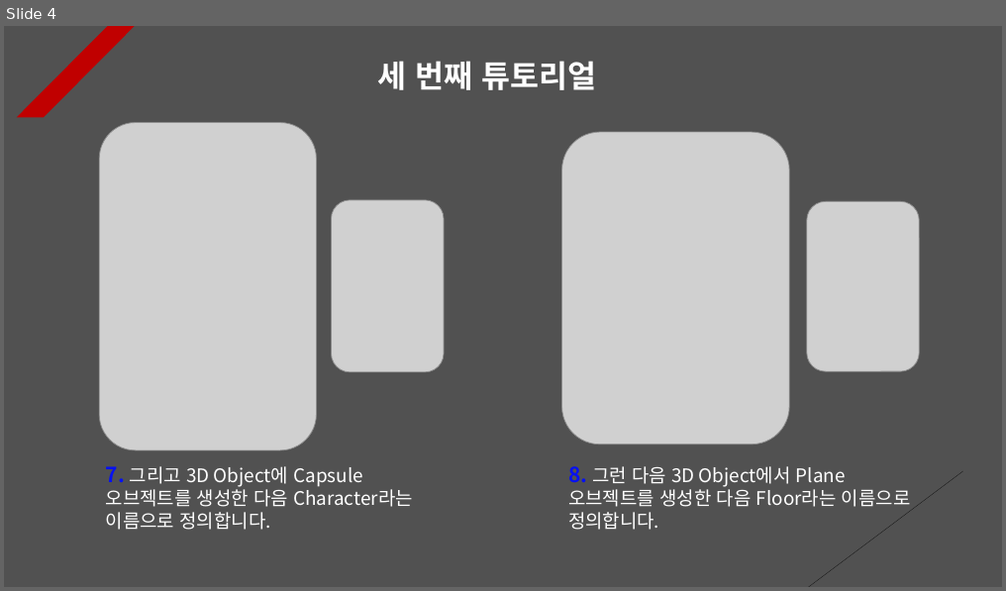
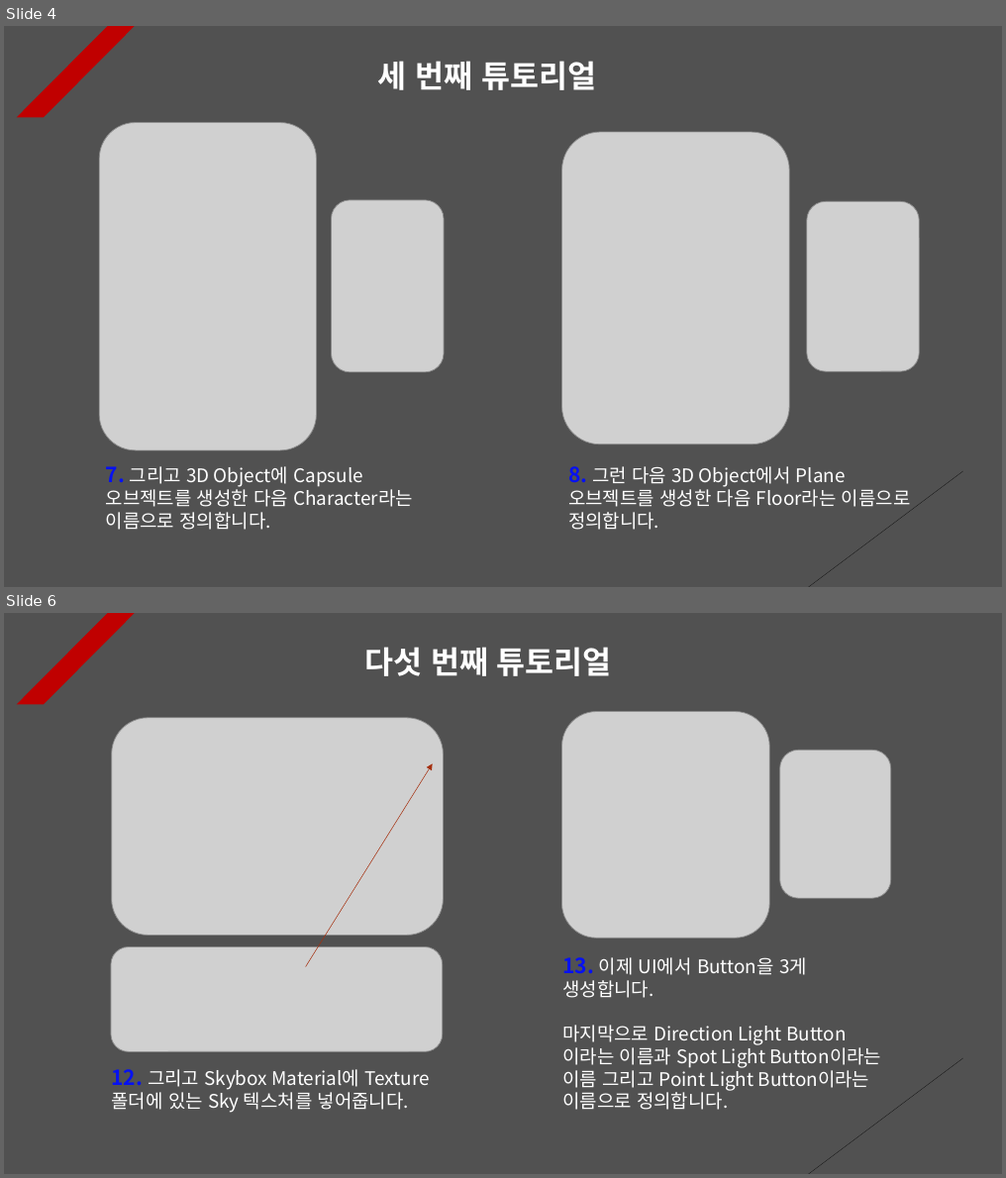
Before and after one commit to Unity2033/3D-UnityEngine, a slide deck: Assets/Class/Light/PPT Data/Light Example.pptx. Shown one above the other, each under a label of ours: slide 4 before the commit, slides 4 and 6 after it; the slides between them are not shown. The pictures are 1006x591 and 1006x1178 pixels, drawn with LibreOffice and Linux fonts; fonts in the diff are those of the drawing; grey boxes stand for pictures. Boxes give left, top, right and bottom in pixels: in the first picture for what was removed or moved away, otherwise in the second. Text is boxed around its words. In the diff, an @@ line names an element or a change of style, - is before the commit and + after.

Commit message:
Light tutorial renewal
- Updated light tutorial documentation

```diff
--- a/Assets/Class/Light/PPT Data/Light Example.pptx
+++ b/Assets/Class/Light/PPT Data/Light Example.pptx
@@ slide 6 added at <box>4,613,1002,1174</box>, background #515151; not listed: 2 template elements that a slide beside it also shows @@
@@ text added at <box>364,647,612,676</box>, 30 pt, text #FFFFFF, bold @@
+다섯 번째 튜토리얼
@@ picture added at <box>112,718,444,935</box> @@
@@ picture added at <box>561,712,769,938</box> @@
@@ picture added at <box>780,750,891,898</box> @@
@@ arrow added from (306, 967) to (433, 763), #A5300F 0.5 pt dashed @@
@@ picture added at <box>111,947,443,1052</box> @@
@@ text added at <box>562,958,881,1110</box>, 18 pt, text #FFFFFF @@
+13. 이제 UI에서 Button을 3게 생성합니다.
+마지막으로 Direction Light Button이라는 이름과 Spot Light Button이라는 이름 그리고 Point Light Button이라는 이름으로 정의합니다.
@@ text added at <box>112,1069,430,1113</box>, 18 pt, text #FFFFFF @@
+12. 그리고 Skybox Material에 Texture 폴더에 있는 Sky 텍스처를 넣어줍니다.
```
Also in this commit, not shown: 1 slide changed, 5 other slides added, 3 other files.
